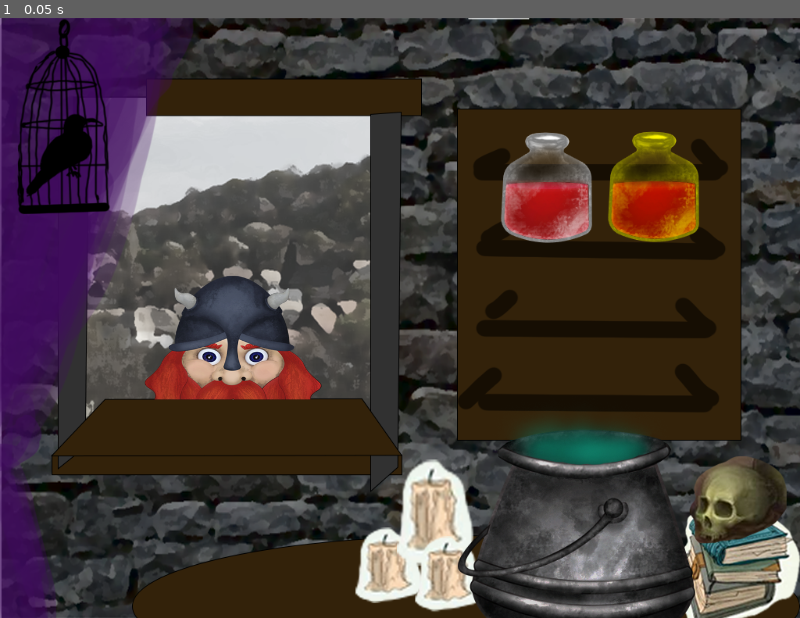
Above: before the commit, frame 1.
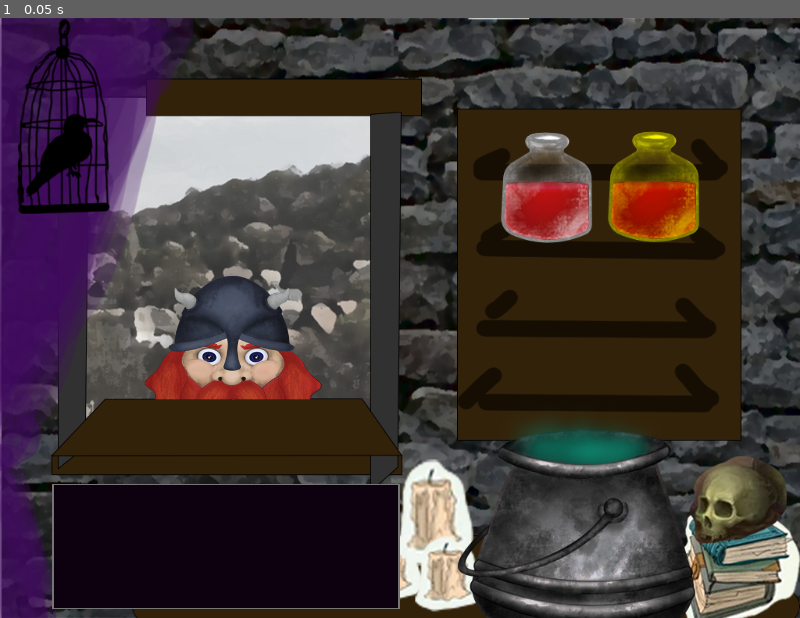
Above: after the commit, the same moment.

Repository: RobinRenggli/godotwildjam43
Game: Godot game, scene res://MainScene/MainScene.tscn
The game is run twice, just before and just after one commit, with the same random seed, the same clock (stepped at 60 frames per second) and the same inputs. The engine's default icon, where the game draws it, is replaced by a stand-in: a white triangle on a blue panel in a dark square.
Inputs:
- Up to frame 1 (0.05 s): no input

The runs differ from the first frame. In frame 1, 8.0% of the frame differs, in the area x 6-50%, y 77-99%.
Error after the commit: Parse Error: The identifier "Overviewer" isn't declared in the current scope. (res://UIElements/Textbox.gd:34)

Commit message:
add textbox

Diff:
--- /dev/null
+++ b/GodotProject/Assets/Fonts/FontTextBox24.tres
@@ -0,0 +1,10 @@
+[gd_resource type="DynamicFont" load_steps=2 format=2]
+
+[ext_resource path="res://Assets/Fonts/Alineatypeface-eldx.ttf" type="DynamicFontData" id=1]
+
+[resource]
+size = 32
+extra_spacing_top = 12
+extra_spacing_bottom = 12
+extra_spacing_char = 3
+font_data = ExtResource( 1 )
--- /dev/null
+++ b/GodotProject/Assets/Styles/TextBox.tres
@@ -0,0 +1,9 @@
+[gd_resource type="StyleBoxFlat" format=2]
+
+[resource]
+bg_color = Color( 0.054902, 0.00784314, 0.0666667, 1 )
+border_width_left = 2
+border_width_top = 2
+border_width_right = 2
+border_width_bottom = 2
+border_color = Color( 0.466667, 0.462745, 0.462745, 1 )
--- /dev/null
+++ b/GodotProject/MainScene/MainScene.gd
@@ -0,0 +1,4 @@
+extends Node2D
+
+func _ready():
+	pass # Replace with function body.
--- a/GodotProject/MainScene/MainScene.tscn
+++ b/GodotProject/MainScene/MainScene.tscn
@@ -1,10 +1,13 @@
-[gd_scene load_steps=4 format=2]
+[gd_scene load_steps=6 format=2]
 
 [ext_resource path="res://PotionMixing/PotionMixingUI.tscn" type="PackedScene" id=1]
 [ext_resource path="res://Heroes/Dwarf.tscn" type="PackedScene" id=2]
 [ext_resource path="res://MainScene/BGPlaceholder.png" type="Texture" id=3]
+[ext_resource path="res://MainScene/MainScene.gd" type="Script" id=4]
+[ext_resource path="res://TextBox.tscn" type="PackedScene" id=5]
 
 [node name="MainScene" type="Node2D"]
+script = ExtResource( 4 )
 
 [node name="BgPlaceholder" type="Sprite" parent="."]
 position = Vector2( 512, 384 )
@@ -44,4 +47,42 @@
 "health": -1
 }
 
+[node name="TextBox" parent="." instance=ExtResource( 5 )]
+
+[node name="TextBoxContainer" parent="TextBox" index="0"]
+margin_left = 67.0
+margin_top = -172.0
+margin_right = -512.0
+margin_bottom = -11.0
+
+[node name="Panel" parent="TextBox/TextBoxContainer" index="0"]
+margin_right = 445.0
+margin_bottom = 161.0
+
+[node name="MarginContainer" parent="TextBox/TextBoxContainer" index="1"]
+margin_right = 445.0
+margin_bottom = 161.0
+
+[node name="Panel" parent="TextBox/TextBoxContainer/MarginContainer" index="0"]
+margin_right = 415.0
+margin_bottom = 131.0
+
+[node name="HBoxContainer" parent="TextBox/TextBoxContainer/MarginContainer" index="1"]
+margin_right = 415.0
+margin_bottom = 131.0
+
+[node name="StartSymbol" parent="TextBox/TextBoxContainer/MarginContainer/HBoxContainer" index="0"]
+margin_bottom = 2.0
+
+[node name="LabelText" parent="TextBox/TextBoxContainer/MarginContainer/HBoxContainer" index="1"]
+margin_right = 371.0
+margin_bottom = 101.0
+
+[node name="EndSymbol" parent="TextBox/TextBoxContainer/MarginContainer/HBoxContainer" index="2"]
+margin_left = 375.0
+margin_top = 99.0
+margin_right = 385.0
+margin_bottom = 101.0
+
 [editable path="PotionMixingLayer"]
+[editable path="TextBox"]
--- /dev/null
+++ b/GodotProject/TextBox.tscn
@@ -0,0 +1,86 @@
+[gd_scene load_steps=6 format=2]
+
+[ext_resource path="res://UIElements/Textbox.gd" type="Script" id=1]
+[ext_resource path="res://Assets/Fonts/Alineatypeface-eldx.ttf" type="DynamicFontData" id=2]
+[ext_resource path="res://Assets/Styles/TextBox.tres" type="StyleBox" id=3]
+[ext_resource path="res://Assets/Fonts/FontTextBox24.tres" type="DynamicFont" id=4]
+
+[sub_resource type="DynamicFont" id=2]
+size = 28
+extra_spacing_char = 2
+font_data = ExtResource( 2 )
+
+[node name="TextBox" type="CanvasLayer"]
+pause_mode = 2
+script = ExtResource( 1 )
+
+[node name="TextBoxContainer" type="MarginContainer" parent="."]
+anchor_top = 1.0
+anchor_right = 1.0
+anchor_bottom = 1.0
+margin_left = 175.0
+margin_top = -185.0
+margin_right = -175.0
+margin_bottom = -80.0
+__meta__ = {
+"_edit_use_anchors_": false
+}
+
+[node name="Panel" type="Panel" parent="TextBoxContainer"]
+use_parent_material = true
+margin_right = 674.0
+margin_bottom = 105.0
+custom_styles/panel = ExtResource( 3 )
+
+[node name="MarginContainer" type="MarginContainer" parent="TextBoxContainer"]
+margin_right = 674.0
+margin_bottom = 105.0
+custom_constants/margin_right = 30
+custom_constants/margin_top = 30
+custom_constants/margin_left = 30
+custom_constants/margin_bottom = 30
+
+[node name="Panel" type="Panel" parent="TextBoxContainer/MarginContainer"]
+visible = false
+margin_left = 30.0
+margin_top = 30.0
+margin_right = 644.0
+margin_bottom = 75.0
+
+[node name="HBoxContainer" type="HBoxContainer" parent="TextBoxContainer/MarginContainer"]
+margin_left = 30.0
+margin_top = 30.0
+margin_right = 644.0
+margin_bottom = 75.0
+
+[node name="StartSymbol" type="Label" parent="TextBoxContainer/MarginContainer/HBoxContainer"]
+margin_right = 10.0
+margin_bottom = 28.0
+rect_min_size = Vector2( 10, 0 )
+size_flags_vertical = 0
+custom_fonts/font = SubResource( 2 )
+text = "\""
+
+[node name="LabelText" type="Label" parent="TextBoxContainer/MarginContainer/HBoxContainer"]
+margin_left = 14.0
+margin_right = 600.0
+margin_bottom = 45.0
+size_flags_horizontal = 3
+size_flags_vertical = 3
+custom_fonts/font = ExtResource( 4 )
+text = "Where am I? What was I doing? I only remember an eerie feeling... "
+align = 1
+autowrap = true
+clip_text = true
+
+[node name="EndSymbol" type="Label" parent="TextBoxContainer/MarginContainer/HBoxContainer"]
+margin_left = 604.0
+margin_top = 17.0
+margin_right = 614.0
+margin_bottom = 45.0
+rect_min_size = Vector2( 10, 0 )
+size_flags_vertical = 8
+custom_fonts/font = SubResource( 2 )
+text = "\""
+
+[node name="Tween" type="Tween" parent="."]
--- /dev/null
+++ b/GodotProject/UIElements/Textbox.gd
@@ -0,0 +1,101 @@
+extends CanvasLayer
+
+export var PAUSE_PREFIX = "!PAUSE_FOR_"
+
+var char_read_rate = 0.08
+
+onready var textbox_container = $TextBoxContainer
+onready var start_symbol = $TextBoxContainer/MarginContainer/HBoxContainer/StartSymbol
+onready var end_symbol = $TextBoxContainer/MarginContainer/HBoxContainer/EndSymbol
+onready var label_text = $TextBoxContainer/MarginContainer/HBoxContainer/LabelText
+
+var current_state = State.READY
+var text_queue = []
+
+enum State {
+	READY,
+	READING
+}
+
+# Called when the node enters the scene tree for the first time.
+func _ready():
+	set_text_speed()
+	hide_textbox()
+
+func _process(delta):
+	match current_state:
+		State.READY:
+			if !text_queue.empty():
+				display_text()
+		State.READING:
+			pass
+
+func set_text_speed():
+	match Overviewer.text_speed:
+		0:
+			char_read_rate = 0.12
+		1:
+			char_read_rate = 0.08
+		2:
+			char_read_rate = 0.04
+
+func change_state(next_state):
+	current_state = next_state
+
+func queue_text(next_text):
+	if Overviewer.display_text == true:
+		text_queue.push_back(next_text)
+
+func queue_pause_seconds(pause_time):
+	if Overviewer.display_text == true:
+		text_queue.push_back(PAUSE_PREFIX + str(pause_time))
+
+func clear_text_queue():
+	text_queue.clear()
+
+func hide_textbox():
+	start_symbol.text = ""
+	end_symbol.text = ""
+	label_text.text = ""
+	textbox_container.hide()
+
+func display_text():
+	var read_time = 0
+	var next_text = ""
+	var pause_time = 0.0
+
+	change_state(State.READING)
+
+	next_text = text_queue.pop_front()
+
+	if next_text.begins_with(PAUSE_PREFIX):
+		pause_time = float(next_text.lstrip(PAUSE_PREFIX))
+		yield(get_tree().create_timer(pause_time), "timeout")
+	else:
+		get_tree().paused = true
+
+		read_time = len(next_text) * char_read_rate
+		label_text.text = next_text
+		label_text.percent_visible = 0.0
+		textbox_container.show()
+
+		# fade in text
+		$Tween.interpolate_property(label_text, "percent_visible", 0.0, 1.0, read_time, Tween.TRANS_LINEAR, Tween.EASE_IN_OUT)
+		$Tween.start()
+		yield(get_tree().create_timer(read_time + 1), "timeout")
+		$Tween.remove_all()
+
+		# fade out text
+		$Tween.interpolate_property(label_text, "modulate:a", 1.0, 0.0, 0.8, Tween.TRANS_LINEAR, Tween.EASE_IN_OUT)
+		$Tween.interpolate_property(textbox_container, "modulate:a", 1.0, 0.0, 0.8, Tween.TRANS_LINEAR, Tween.EASE_IN_OUT)
+		$Tween.start()
+		yield(get_tree().create_timer(1.5), "timeout")
+
+		get_tree().paused = false
+
+	# clean up
+	label_text.modulate.a = 1.0
+	textbox_container.modulate.a = 1.0
+	$Tween.remove_all()
+	hide_textbox()
+	change_state(State.READY)
